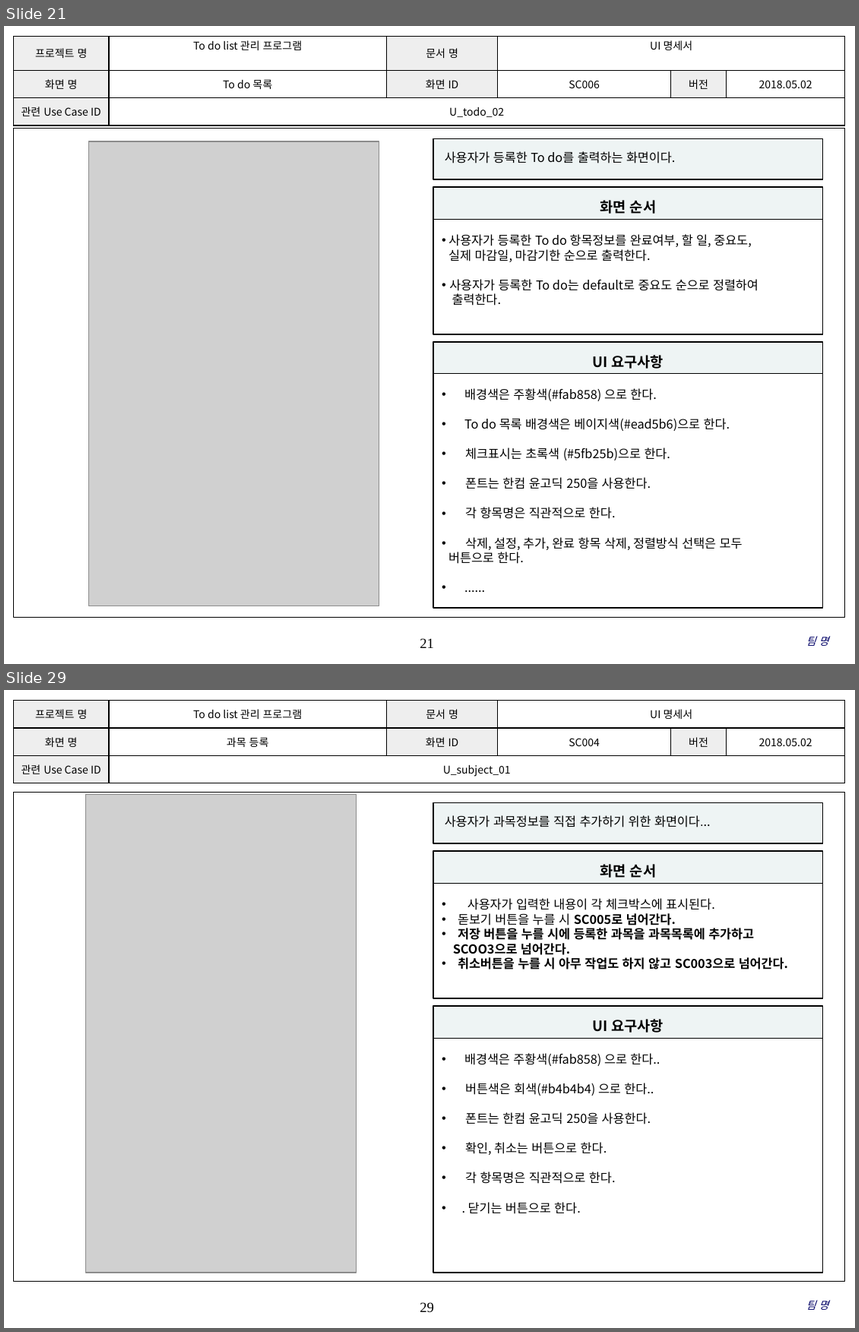
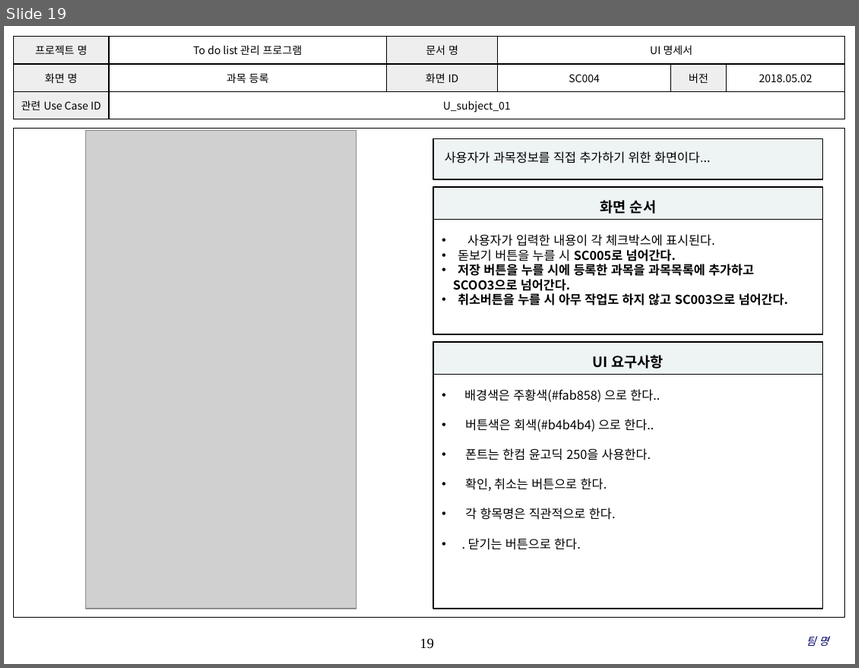
Before and after one commit to SMU-SE-Admin/18-1_5_COSIGN_Doc, a slide deck: 03 설계/UI Design Template - Cosign V1.1.3.pptx. Shown one above the other, each under a label of ours: slides 21 and 29 before the commit, slide 19 after it; the slides between them are not shown. The pictures are 859x1332 and 859x668 pixels, drawn with LibreOffice and Linux fonts; fonts in the diff are those of the drawing; grey boxes stand for pictures; background and template pictures are left out. Boxes give left, top, right and bottom in pixels: in the first picture for what was removed or moved away, otherwise in the second. Text is boxed around its words. In the diff, an @@ line names an element or a change of style, - is before the commit and + after.

```diff
--- a/03 설계/UI Design Template - Cosign V1.1.3.pptx
+++ b/03 설계/UI Design Template - Cosign V1.1.3.pptx
@@ slide 21 removed at box(4, 26, 855, 664), background #FFFFFF; not listed: 2 template elements that a slide beside it also shows @@
@@ table removed at box(13, 36, 844, 120), 3 rows, 6 columns @@
-프로젝트 명 | To do list 관리 프로그램 | 문서 명 | UI 명세서 |  | 
-화면 명 | To do 목록 | 화면 ID | SC006 | 버전 | 2018.05.02
-관련 Use Case ID | U_todo_02 |  |  |  | 
@@ rectangle removed at box(434, 138, 824, 180) @@
-사용자가 등록한 To do를 출력하는 화면이다.
@@ picture removed at box(88, 142, 379, 607) @@
@@ rectangle removed at box(434, 187, 824, 219) @@
-화면 순서
@@ rectangle removed at box(434, 219, 824, 334) @@
-• 사용자가 등록한 To do 항목정보를 완료여부, 할 일, 중요도,
-실제 마감일, 마감기한 순으로 출력한다.
-• 사용자가 등록한 To do는 default로 중요도 순으로 정렬하여
-출력한다.
@@ rectangle removed at box(434, 342, 824, 374) @@
-UI 요구사항
@@ rectangle removed at box(434, 373, 824, 608) @@
-• 배경색은 주황색(#fab858) 으로 한다.
-• To do 목록 배경색은 베이지색(#ead5b6)으로 한다.
-• 체크표시는 초록색 (#5fb25b)으로 한다.
-• 폰트는 한컴 윤고딕 250을 사용한다.
-• 각 항목명은 직관적으로 한다.
-• 삭제, 설정, 추가, 완료 항목 삭제, 정렬방식 선택은 모두
-버튼으로 한다.
-• ......
@@ text removed at box(807, 637, 829, 646) @@
-팀 명
@@ what was slide 29 is now slide 19 @@
@@ page number at box(420, 639, 434, 649): text changed @@
-29
+19
```
Also in this commit, not shown: 6 slides changed, 9 other slides removed.
